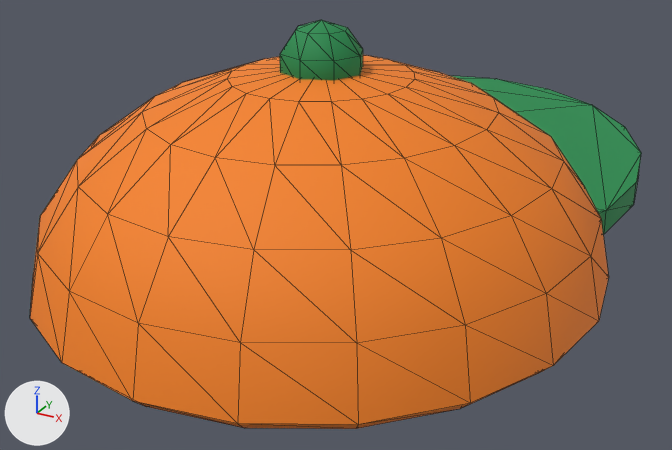
One commit to the glTF model assets/acc_cap.glb: the scene before it, then after it.
Camera for both pictures: a camera (50 mm lens) standing at (0.606, -1.062, 0.604) and looking at (-0.017, 0.07, 0.038). Lighting does not change. The marker at lower left points along +X, +Y and +Z. The first picture is the older version. Mesh edges are drawn as thin lines.

Script lines for the objects in view, before the commit:
```python
mat_cap = principled_material('Cap')
mat_cap.base_color = (0.913, 0.223, 0.0137)  # orange #f5821f
mat_cap.roughness = 0.75
mat_visor = principled_material('Visor')
mat_visor.base_color = (0.0137, 0.254, 0.0723)  # green #1f8a4c
mat_visor.roughness = 0.75
me_sphere = bpy.data.meshes.new('Sphere')
me_sphere.from_pydata(...)  # 256 vertices, 500 faces; spans x -0.4..0.4, y -0.42..0.72, z 0.0..0.36
# faces by material slot: [360, 140]
me_sphere.materials.append(mat_cap)  # orange #f5821f
me_sphere.materials.append(mat_visor)  # green #1f8a4c
ob_acccap = bpy.data.objects.new('AccCap', me_sphere)
ob_acccap.location = (0.0, 0.0, 0.0)
```
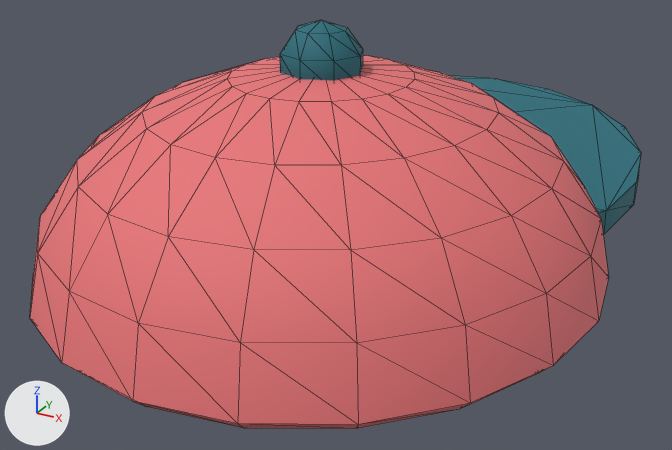
Patch to the scene script:
```diff
--- a/assets/acc_cap.glb.py
+++ b/assets/acc_cap.glb.py
@@ mat_cap @@
 mat_cap = principled_material('Cap')
-mat_cap.base_color = (0.913, 0.223, 0.0137)  # orange #f5821f
+mat_cap.base_color = (0.807, 0.178, 0.188)  # pink #e87578
 mat_cap.roughness = 0.75
@@ mat_visor @@
 mat_visor = principled_material('Visor')
-mat_visor.base_color = (0.0137, 0.254, 0.0723)  # green #1f8a4c
+mat_visor.base_color = (0.0152, 0.15, 0.191)  # dark cyan #216c79
 mat_visor.roughness = 0.75
```

Pixel boxes [x1, y1, x2, y2] of what changed, in the pictures (672 x 450 px):
'AccCap', recoloured (orange to pink)
    both: [30, 20, 641, 429]
